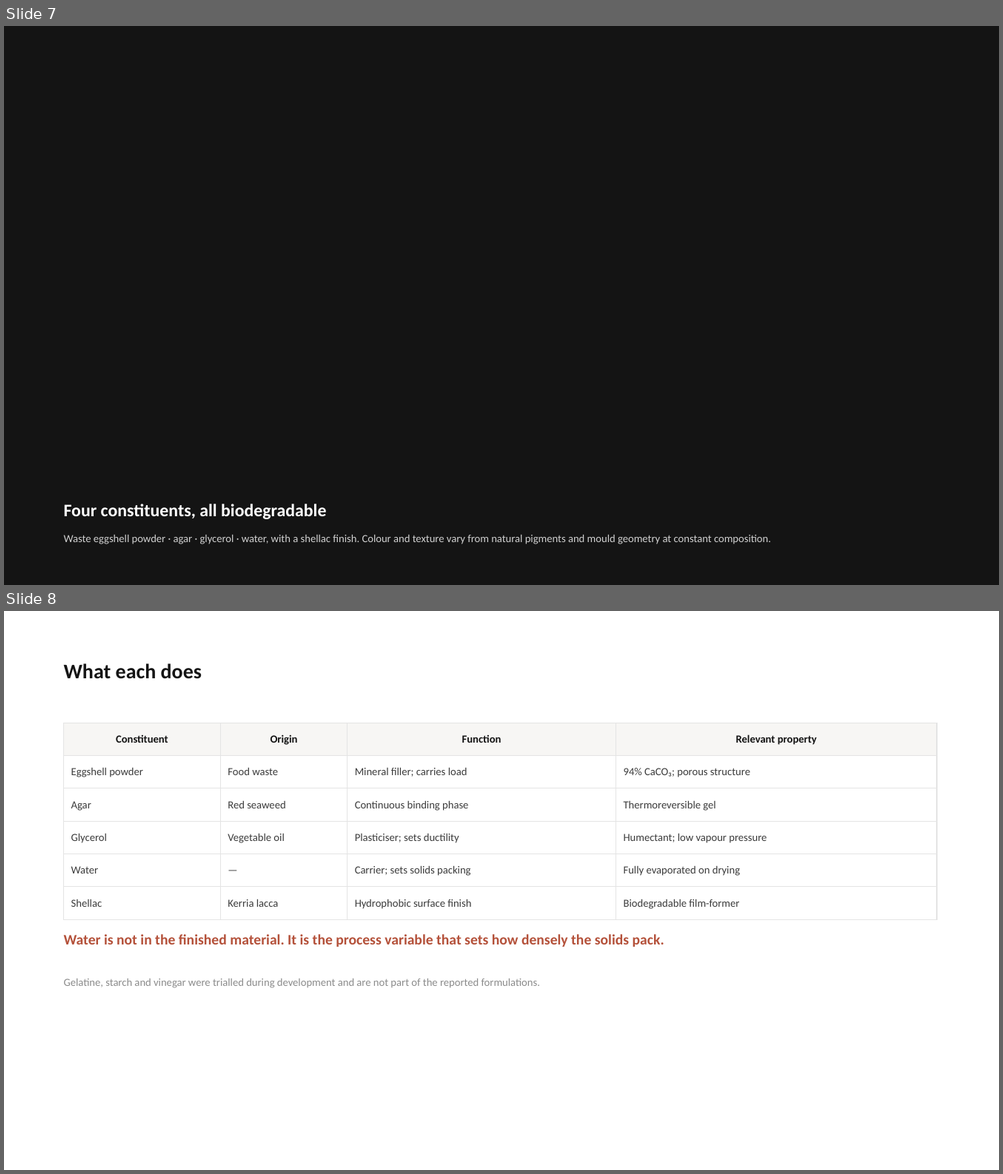
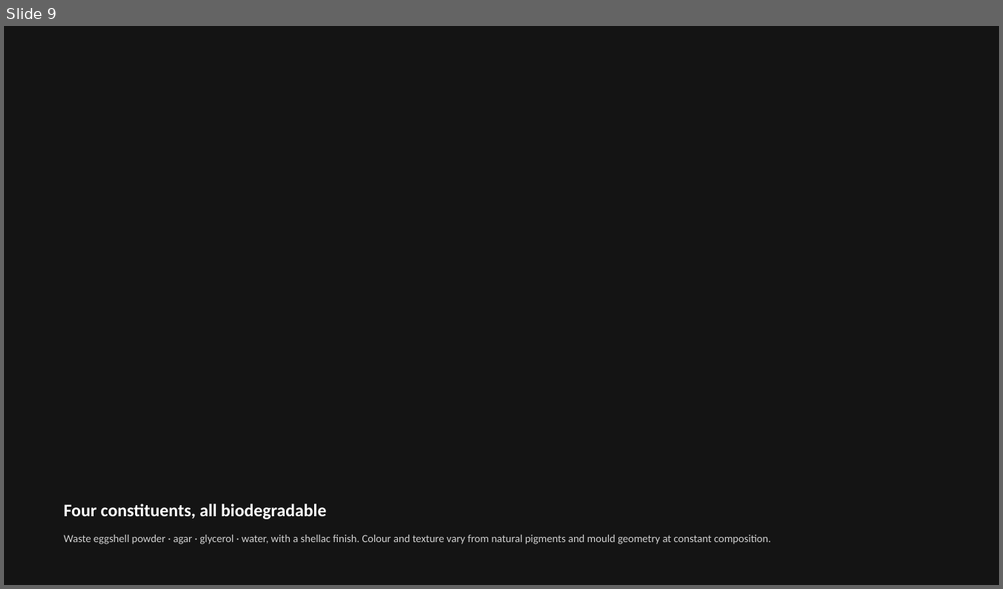
Before and after one commit to bunal91/sanat-ve-mekan, a slide deck: konferans-bildirisi/06-sunum/ICSMMEP26_Presentation_Unal.pptx. Shown one above the other, each under a label of ours: slides 7 and 8 before the commit, slide 9 after it. The pictures are 1003x1174 and 1003x589 pixels, drawn with LibreOffice and Linux fonts; fonts in the diff are those of the drawing; background and template pictures are left out. Boxes give left, top, right and bottom in pixels: in the first picture for what was removed or moved away, otherwise in the second. Text is boxed around its words. In the diff, an @@ line names an element or a change of style, - is before the commit and + after.

```diff
--- a/konferans-bildirisi/06-sunum/ICSMMEP26_Presentation_Unal.pptx
+++ b/konferans-bildirisi/06-sunum/ICSMMEP26_Presentation_Unal.pptx
@@ slide 8 removed at (x1=4, y1=611, x2=999, y2=1170), background #FFFFFF @@
@@ text removed at (x1=64, y1=664, x2=202, y2=679) @@
-What each does
@@ table removed at (x1=64, y1=723, x2=936, y2=912), 6 rows, 4 columns @@
-Constituent | Origin | Function | Relevant property
-Eggshell powder | Food waste | Mineral filler; carries load | 94% CaCO₃; porous structure
-Agar | Red seaweed | Continuous binding phase | Thermoreversible gel
-Glycerol | Vegetable oil | Plasticiser; sets ductility | Humectant; low vapour pressure
-Water | — | Carrier; sets solids packing | Fully evaporated on drying
-Shellac | Kerria lacca | Hydrophobic surface finish | Biodegradable film-former
@@ text removed at (x1=64, y1=934, x2=664, y2=947) @@
-Water is not in the finished material. It is the process variable that sets how densely the solids pack.
@@ text removed at (x1=64, y1=979, x2=540, y2=988) @@
-Gelatine, starch and vinegar were trialled during development and are not part of the reported formulations.
@@ what was slide 7 is now slide 9 @@
```
Also in this commit, not shown: 7 slides changed, 6 slides added, 3 other slides removed, 4 other files.
